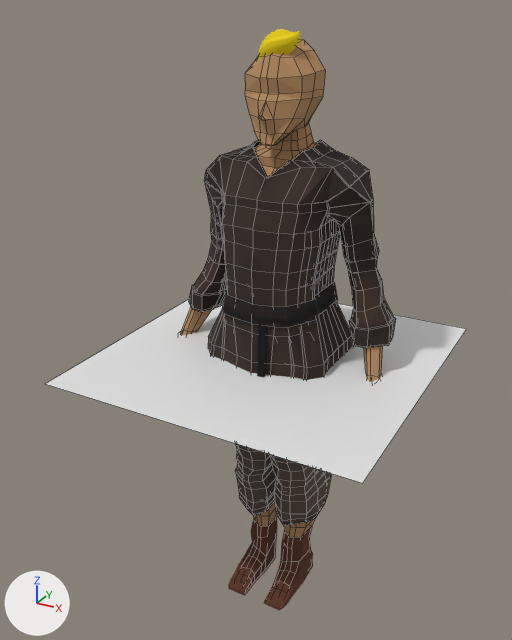
The Blender file src/game/assets/testing/blender/Char0.blend, before and after one commit.
Camera for both pictures: a 50 mm lens placed at (1.88, -3.65, 2.04), pointed at (-0.13, 0.01, 0.21). The lights are fixed; the arrows at lower left show +X, +Y and +Z. The older version comes first. Mesh edges are drawn as thin lines on the coarser meshes.

Names of what the first picture shows: 'Belt', 'Boots', 'Char', 'CharShadow', 'NurbsPath', 'Pants', 'Shirt'.
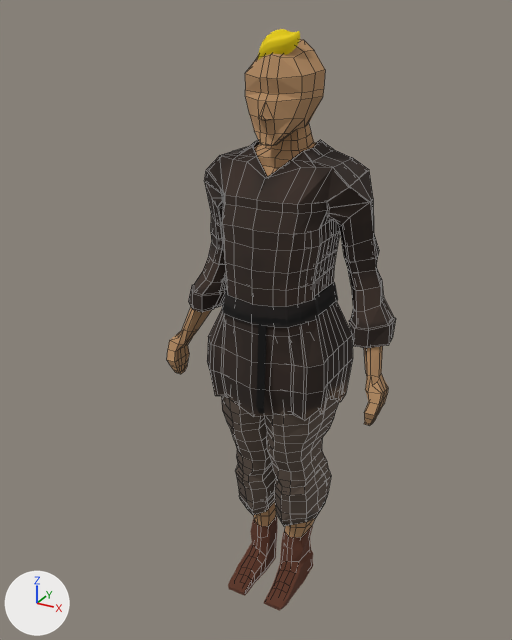
Location of each change, [x1, y1, x2, y2] in pixels of the pictures (512 x 640 px):
'CharShadow', hidden: before [45, 299, 467, 483]

Patch to the scene script:
```diff
--- a/src/game/assets/testing/blender/Char0.blend.py
+++ b/src/game/assets/testing/blender/Char0.blend.py
@@ ob_charshadow @@
 ob_charshadow.location = (0.0, 0.0, 0.0)
+ob_charshadow.hide_set(True)
```
